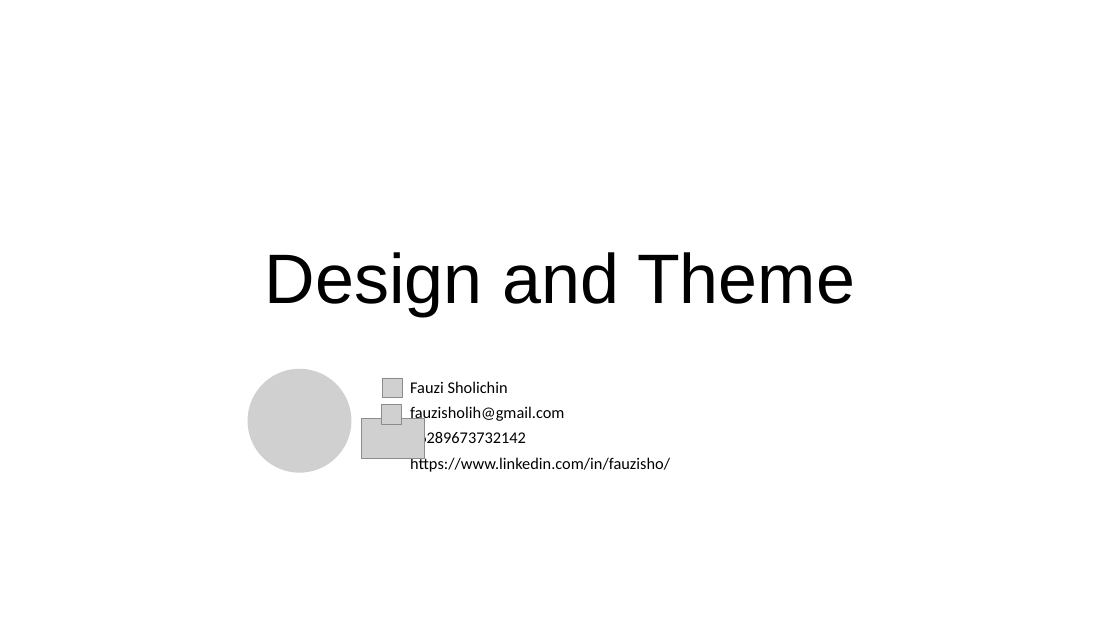
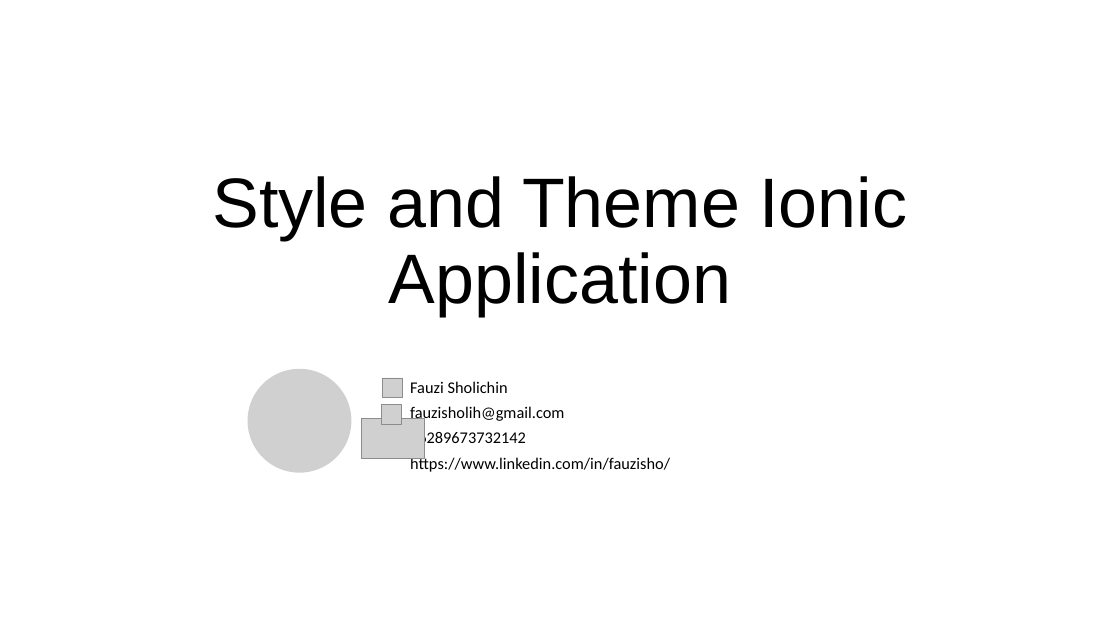
Before and after one commit to fauzisho/ionic-module-learning, a slide deck: slide 1 of 3. Design and Themes/Design and Theme.pptx. Drawn at 1120x630 pixels with LibreOffice and Linux fonts; fonts in the diff are those of the drawing; grey boxes stand for pictures; background and template pictures are left out. Boxes give left, top, right and bottom in pixels: in the first picture for what was removed or moved away, otherwise in the second. Text is boxed around its words. In the diff, an @@ line names an element or a change of style, - is before the commit and + after.

```diff
--- a/3. Design and Themes/Design and Theme.pptx
+++ b/3. Design and Themes/Design and Theme.pptx
@@ title at bbox=[212, 176, 907, 316]: text changed @@
-Design and Theme
+Style and Theme Ionic Application
```
Also in this commit, not shown: 5 slides added, 3 slides removed, 1 other file.
